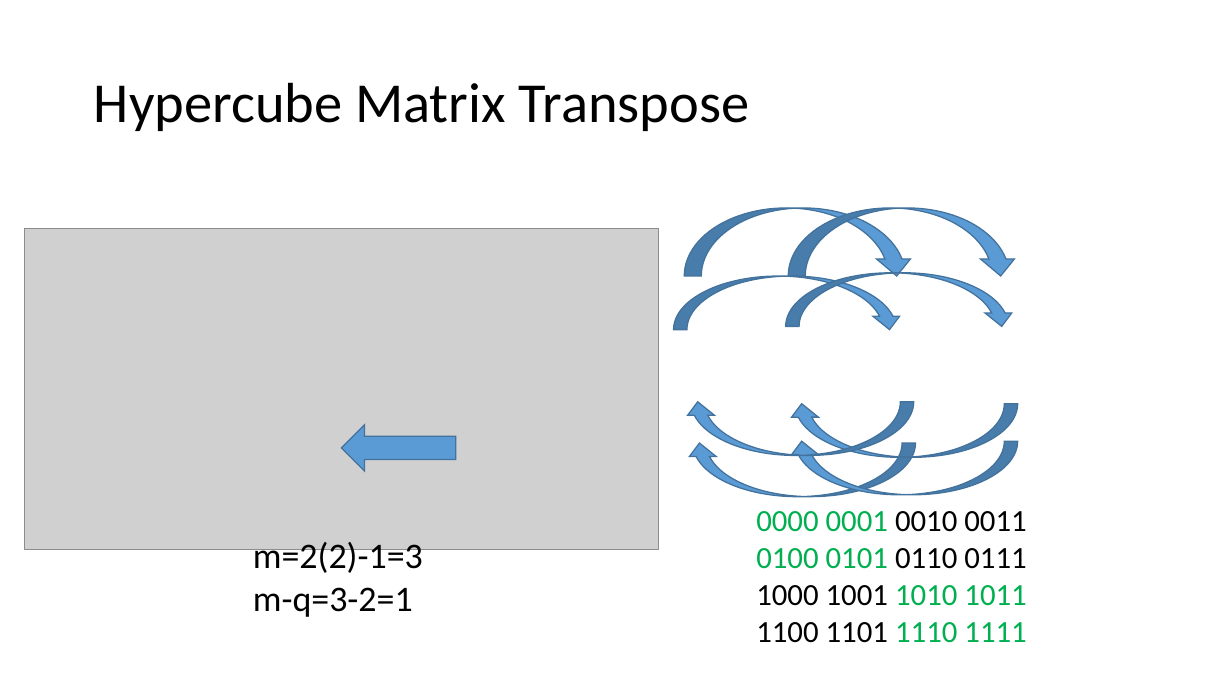
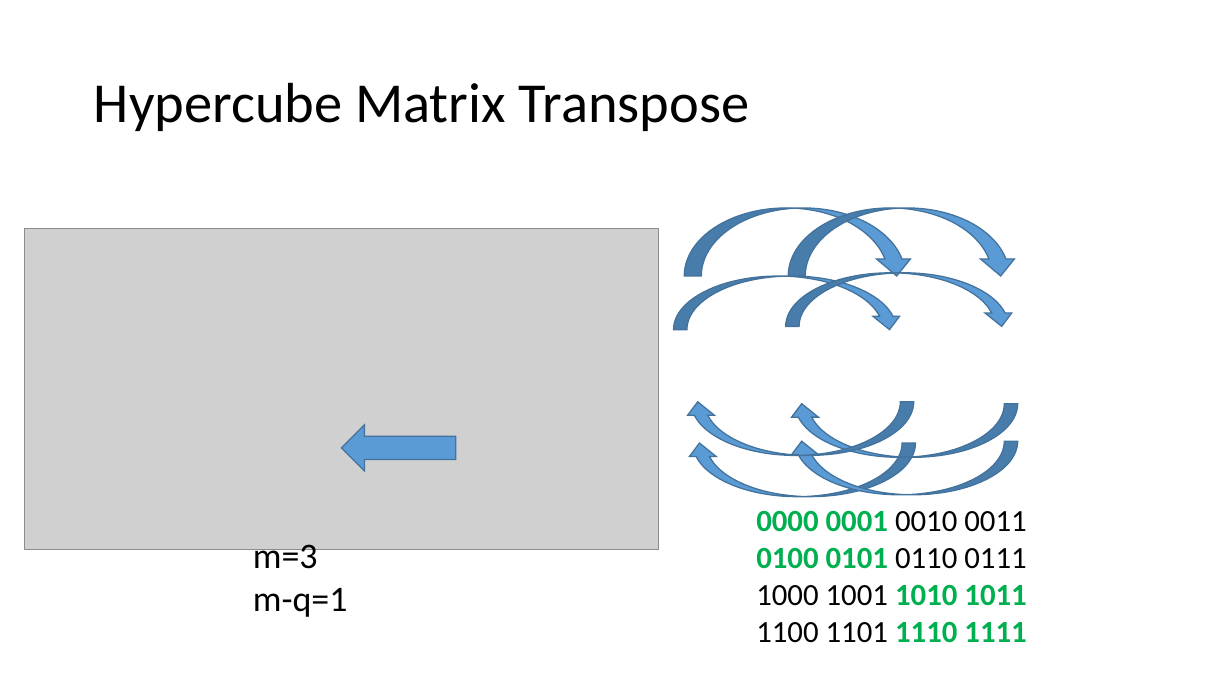
Before and after one commit to badjr/badjr.github.io, a slide deck: slide 48 of mat_mul_transpose.pptx (slide 40 before the commit). Drawn at 1232x693 pixels with LibreOffice and Linux fonts; fonts in the diff are those of the drawing; grey boxes stand for pictures. Boxes give left, top, right and bottom in pixels: in the first picture for what was removed or moved away, otherwise in the second. Text is boxed around its words. In the diff, an @@ line names an element or a change of style, - is before the commit and + after.

```diff
--- a/mat_mul_transpose.pptx
+++ b/mat_mul_transpose.pptx
@@ text "0000 0001 0010 0011" at (756, 510, 1026, 643): bold on in "0000 0001", "0100 0101", "1010 1011", "1110 1111" @@
@@ text at (253, 538, 348, 617): text changed @@
-m=2(2)-1=3
-m-q=3-2=1
+m=3
+m-q=1
```
Also in this commit, not shown: 19 other slides changed, 9 slides added, 1 other file.
